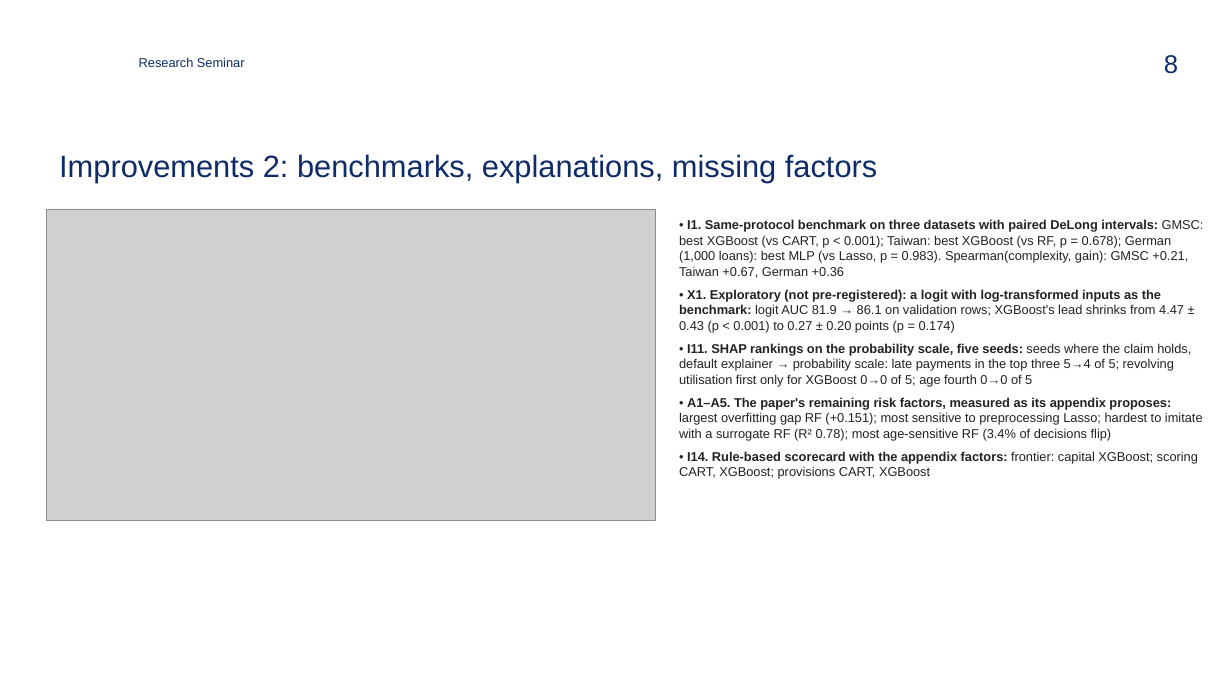
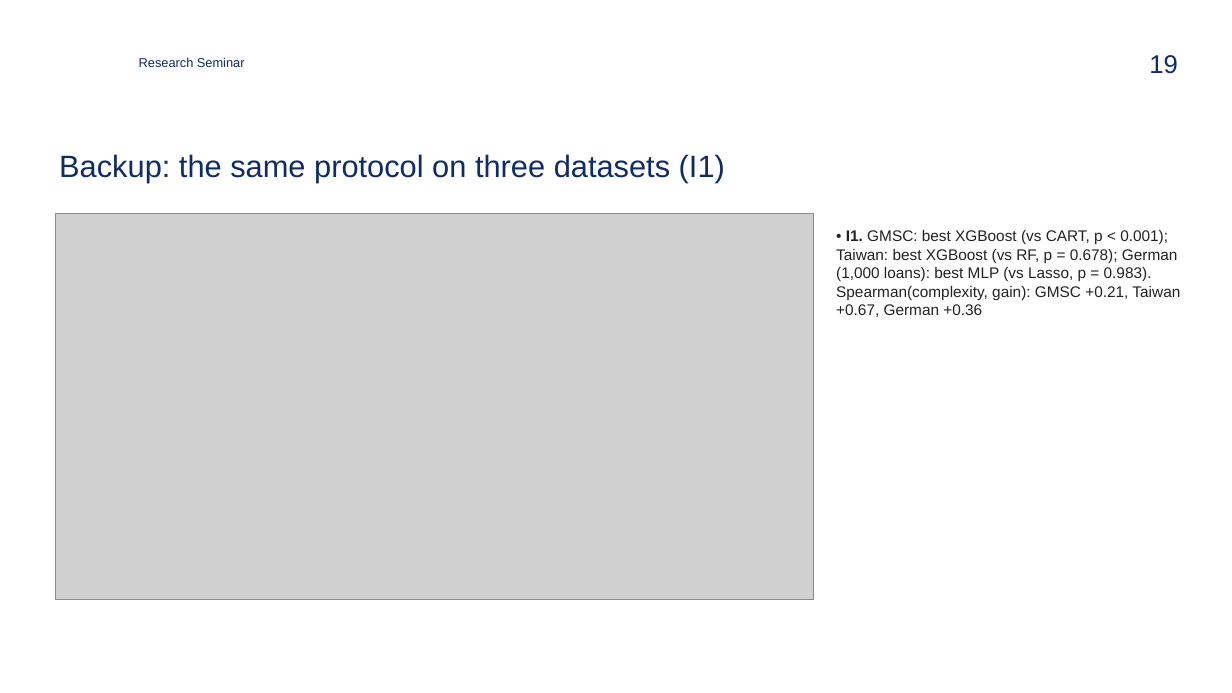
Before and after one commit to zavaz5/ml-model-risk, a slide deck: slide 19 of docs/presentation.pptx (slide 8 before the commit). Drawn at 1232x693 pixels with LibreOffice and Linux fonts; fonts in the diff are those of the drawing; grey boxes stand for pictures; background and template pictures are left out. Boxes give left, top, right and bottom in pixels: in the first picture for what was removed or moved away, otherwise in the second. Text is boxed around its words. In the diff, an @@ line names an element or a change of style, - is before the commit and + after.

Commit message:
Rebuild the main slides around the paper's results: one result per slide, paper next to ours
Each of eleven result slides shows the paper's version (cropped from its PDF
or its table) and ours, a green box when they agree or an orange box saying
why they differ, and a blue box with our improvement of that result. Extra
checks beyond the paper's results (appendix factors, the log-input logit,
the three-dataset benchmark, the Monte Carlo chart) move to the backups.
The 15-minute limit is set aside at the team's request (about 17.5 minutes).

```diff
--- a/docs/presentation.pptx
+++ b/docs/presentation.pptx
@@ page number at (x1=1149, y1=55, x2=1178, y2=74): text changed @@
-8
+19
@@ title at (x1=59, y1=154, x2=725, y2=182): text changed @@
-Improvements 2: benchmarks, explanations, missing factors
+Backup: the same protocol on three datasets (I1)
@@ picture resized from (x1=46, y1=210, x2=656, y2=520) to (x1=55, y1=213, x2=813, y2=600) @@
@@ text at (x1=836, y1=230, x2=1180, y2=317): text changed; size 10 to 12 pt @@
-• I1. Same-protocol benchmark on three datasets with paired DeLong intervals: GMSC: best XGBoost (vs CART, p < 0.001); Taiwan: best XGBoost (vs RF, p = 0.678); German (1,000 loans): best MLP (vs Lasso, p = 0.983). Spearman(complexity, gain): GMSC +0.21, Taiwan +0.67, German +0.36
-• X1. Exploratory (not pre-registered): a logit with log-transformed inputs as the benchmark: logit AUC 81.9 → 86.1 on validation rows; XGBoost's lead shrinks from 4.47 ± 0.43 (p < 0.001) to 0.27 ± 0.20 points (p = 0.174)
-• I11. SHAP rankings on the probability scale, five seeds: seeds where the claim holds, default explainer → probability scale: late payments in the top three 5→4 of 5; revolving utilisation first only for XGBoost 0→0 of 5; age fourth 0→0 of 5
-• A1–A5. The paper's remaining risk factors, measured as its appendix proposes: largest overfitting gap RF (+0.151); most sensitive to preprocessing Lasso; hardest to imitate with a surrogate RF (R² 0.78); most age-sensitive RF (3.4% of decisions flip)
-• I14. Rule-based scorecard with the appendix factors: frontier: capital XGBoost; scoring CART, XGBoost; provisions CART, XGBoost
+• I1. GMSC: best XGBoost (vs CART, p < 0.001); Taiwan: best XGBoost (vs RF, p = 0.678); German (1,000 loans): best MLP (vs Lasso, p = 0.983). Spearman(complexity, gain): GMSC +0.21, Taiwan +0.67, German +0.36
```
Also in this commit, not shown: 8 other slides changed, 6 slides added, 2 slides removed, 5 other files.
